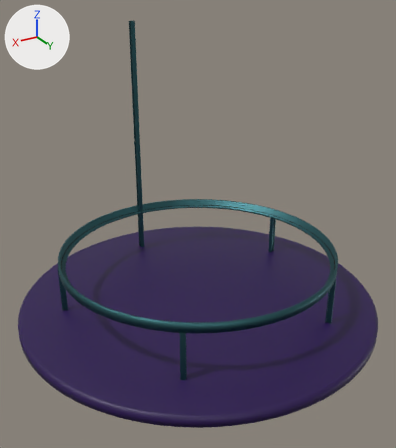
Renders of the glTF model dist/model/platform.gltf from each side of a commit.
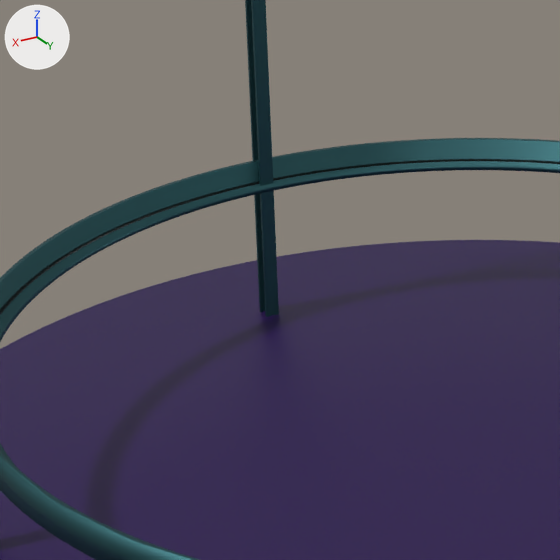
Old and new are each drawn whole from a 50 mm camera at (2.85, 4.74, 3.25) aimed at (0.09, 0.15, 0.96) and again close up on the part from 17% to 56% of the width and 36% to 70% of the height. The axes (+X, +Y, +Z) are drawn at upper left. The lights are the same throughout. Where no turn or scale is listed for an object, it has been applied to the vertices.

Objects in the first close-up: 'Main Support', 'Platform', 'Projector', 'Tray'.
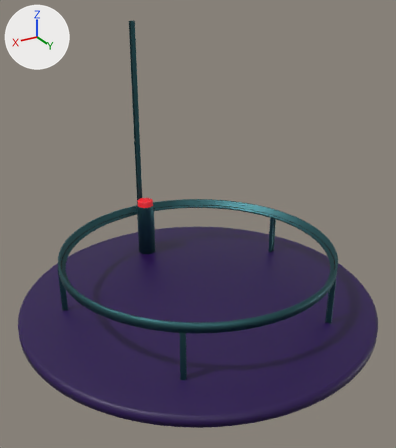
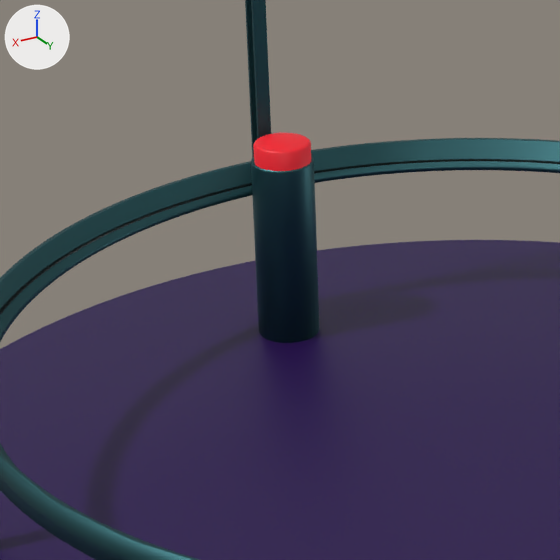
Commit message: Add termination button

The change in detail:
Material 'Red' (mat_red) is new.
Its base color is (0.8, 0.0, 0.00859) (red #e70017).
Its emission color is (0.1, 0.00818, 0.012) (dark red #59161d).
Its emission strength is 1.0.
Mesh me_cylinder_002 is new.
It has 96 vertices, 188 faces and spans x -0.11..0.11, y -0.11..0.11, z -0.4..0.403.
It uses material mat_metal (dark cyan #3b676d).
Mesh me_cylinder_001 is new.
It has 192 vertices, 380 faces and spans x -0.1..0.1, y -0.1..0.1, z -0.053..0.06.
It uses material mat_red (red #e70017).
Object 'Button Support' (ob_button_support) is new; it shows me_cylinder_002.
Its location is (0.0, -1.333, 0.255).
Object 'Power Button' (ob_power_button) is new; it shows me_cylinder_001.
Its location is (0.0, -1.33, 0.679).

What differs and where, as boxes [x1, y1, x2, y2] in the close-ups (560 x 560 px):
'Button Support', added: after [251, 155, 320, 343]
'Power Button', added (red): after [253, 133, 311, 171]
